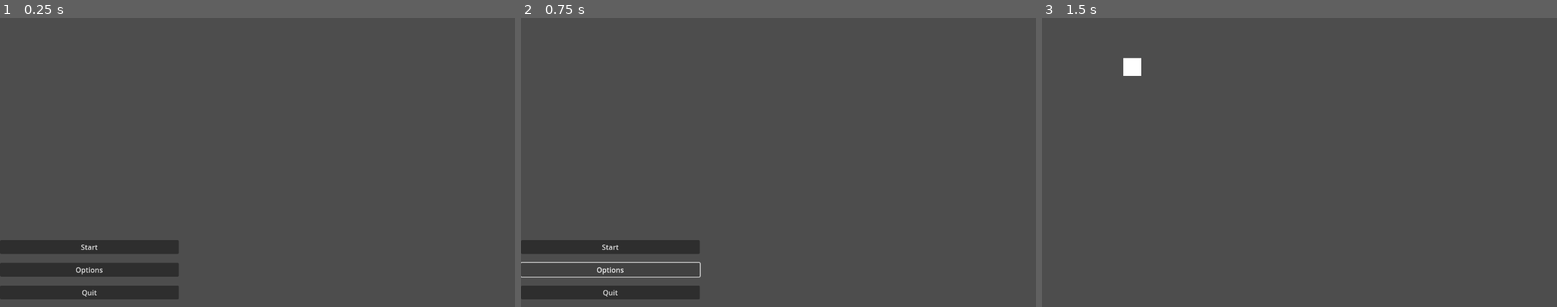
Above: before the commit, frames 1-3 (left to right).
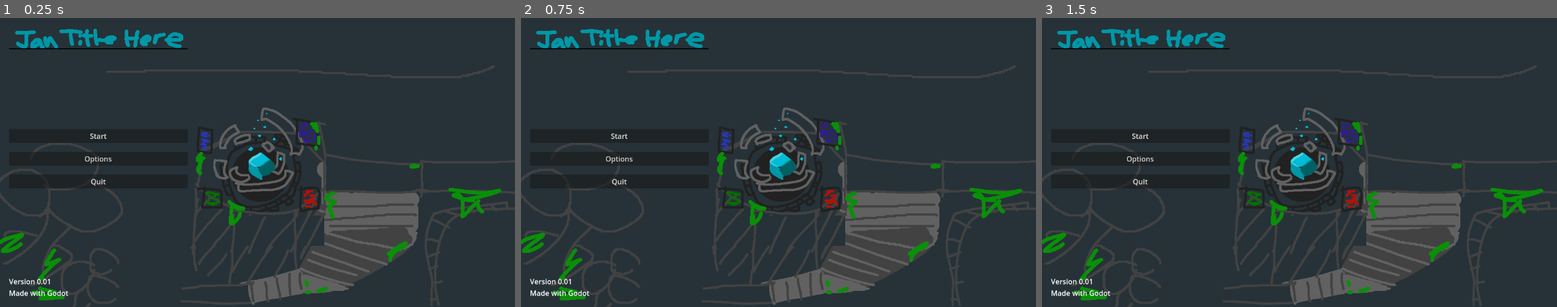
Above: after the commit, the same moments.

Repository: Cole-Miller-IT/JanGameJam2025
Game: Godot game, scene res://Scenes/Levels/MainMenu/main_menu.tscn
Same seed, same stepped clock (60 frames per second), same inputs: the game is played once before the commit and once after it.
Inputs:
- Up to frame 1 (0.25 s): no input
- Up to frame 2 (0.75 s): click "Options" at 0.5 s
- Up to frame 3 (1.5 s): click "Start" at 1.25 s

The runs differ from the first frame. In frame 1, 84% of the frame differs, in the area x 0-100%, y 0-100%; in frame 2, 85%; in frame 3, 88%.

Commit message:
Added main menu UI elements

Diff:
--- a/Scenes/Levels/MainMenu/main_menu.tscn
+++ b/Scenes/Levels/MainMenu/main_menu.tscn
@@ -1,37 +1,70 @@
-[gd_scene load_steps=2 format=3 uid="uid://fnxbr1vrjmib"]
+[gd_scene load_steps=4 format=3 uid="uid://fnxbr1vrjmib"]
 
 [ext_resource type="Script" path="res://Scenes/Levels/MainMenu/MainMenu.gd" id="1_dar81"]
+[ext_resource type="Texture2D" uid="uid://4wu5hwbnpw2l" path="res://Assets/Images/title.png" id="2_8rxj3"]
+[ext_resource type="Texture2D" uid="uid://b4mc6qf4olfmn" path="res://Assets/Images/MainMenuBackground.png" id="3_spydp"]
 
 [node name="MainMenu" type="MarginContainer"]
 offset_right = 1152.0
 offset_bottom = 648.0
 script = ExtResource("1_dar81")
 
-[node name="VBoxContainer" type="VBoxContainer" parent="."]
+[node name="MarginContainer" type="MarginContainer" parent="."]
+layout_mode = 2
+theme_override_constants/margin_left = 20
+theme_override_constants/margin_top = 20
+theme_override_constants/margin_right = 20
+theme_override_constants/margin_bottom = 20
+
+[node name="HBoxContainer" type="HBoxContainer" parent="MarginContainer"]
+layout_mode = 2
+
+[node name="Left Container" type="VBoxContainer" parent="MarginContainer/HBoxContainer"]
+layout_mode = 2
+
+[node name="Title" type="TextureRect" parent="MarginContainer/HBoxContainer/Left Container"]
+layout_mode = 2
+texture = ExtResource("2_8rxj3")
+
+[node name="Buttons" type="VBoxContainer" parent="MarginContainer/HBoxContainer/Left Container"]
 custom_minimum_size = Vector2(400, 150)
 layout_mode = 2
-size_flags_horizontal = 0
-size_flags_vertical = 8
+size_flags_vertical = 6
 theme_override_constants/separation = 20
 
-[node name="Start" type="Button" parent="VBoxContainer"]
+[node name="Start" type="Button" parent="MarginContainer/HBoxContainer/Left Container/Buttons"]
 layout_mode = 2
 focus_neighbor_top = NodePath("../Quit")
 focus_neighbor_bottom = NodePath("../Options")
 text = "Start"
 
-[node name="Options" type="Button" parent="VBoxContainer"]
+[node name="Options" type="Button" parent="MarginContainer/HBoxContainer/Left Container/Buttons"]
 layout_mode = 2
 focus_neighbor_top = NodePath("../Start")
 focus_neighbor_bottom = NodePath("../Quit")
 text = "Options"
 
-[node name="Quit" type="Button" parent="VBoxContainer"]
+[node name="Quit" type="Button" parent="MarginContainer/HBoxContainer/Left Container/Buttons"]
 layout_mode = 2
 focus_neighbor_top = NodePath("../Options")
 focus_neighbor_bottom = NodePath("../Start")
 text = "Quit"
 
-[connection signal="pressed" from="VBoxContainer/Start" to="." method="_on_start_pressed"]
-[connection signal="pressed" from="VBoxContainer/Options" to="." method="_on_options_pressed"]
-[connection signal="pressed" from="VBoxContainer/Quit" to="." method="_on_quit_pressed"]
+[node name="Version" type="Label" parent="MarginContainer/HBoxContainer/Left Container"]
+layout_mode = 2
+size_flags_vertical = 8
+text = "Version 0.01
+Made with Godot"
+
+[node name="Empty" type="MarginContainer" parent="MarginContainer/HBoxContainer"]
+layout_mode = 2
+size_flags_horizontal = 3
+
+[node name="Background" type="TextureRect" parent="."]
+z_index = -1
+layout_mode = 2
+texture = ExtResource("3_spydp")
+
+[connection signal="pressed" from="MarginContainer/HBoxContainer/Left Container/Buttons/Start" to="." method="_on_start_pressed"]
+[connection signal="pressed" from="MarginContainer/HBoxContainer/Left Container/Buttons/Options" to="." method="_on_options_pressed"]
+[connection signal="pressed" from="MarginContainer/HBoxContainer/Left Container/Buttons/Quit" to="." method="_on_quit_pressed"]
Binary file added: Assets/Images/MainMenuBackground.png
Not shown, added: Assets/Images/MainMenuBackground.png.import
Binary file added: Assets/Images/title.png
Not shown, added: Assets/Images/title.png.import
